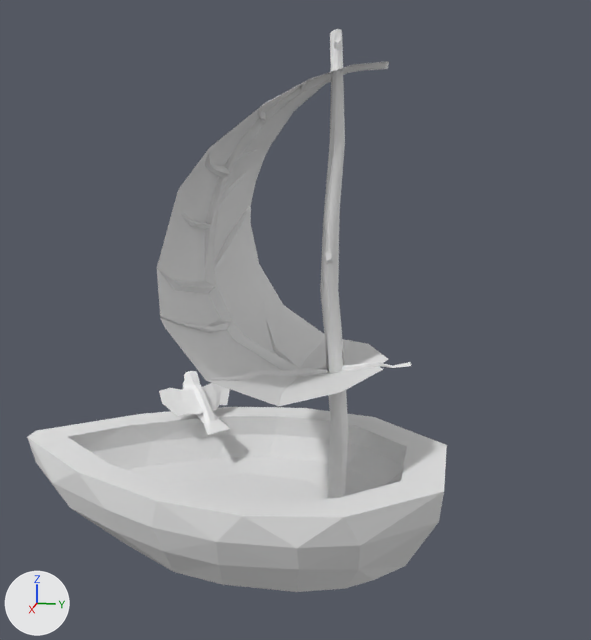
A saved change to the Blender file boat.blend.
Rendered twice from a 50 mm camera at (6.88, 2.02, 3.99) aimed at (-0.12, 0.62, 2.24). Lighting does not change. The marker at lower left points along +X, +Y and +Z.

Names of what the first picture shows: 'Boat', 'Sail', 'vorona.001'.
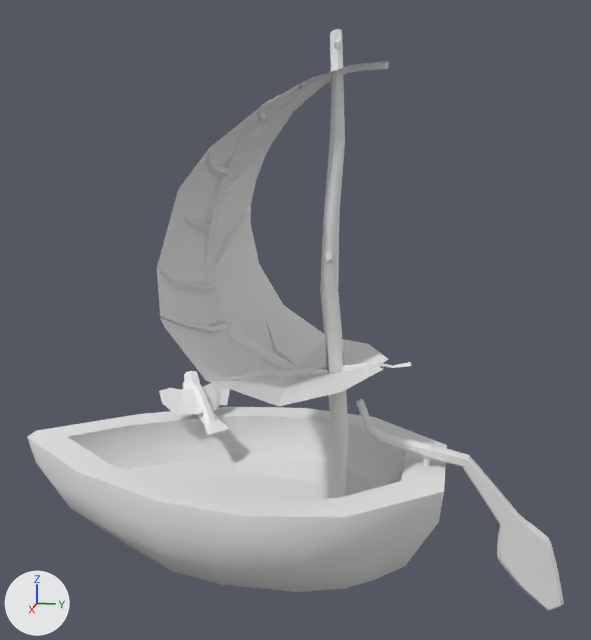
Commit message: added new paddle smoothed boat

Location of each change, (x1, y1, x2, y2) in pixels of the pictures (591 x 640 px):
'Paddle', added: after (356, 399, 564, 611)
part 1 of me_cube, shading changed: (27, 407, 447, 592) in both

The change, as a list of edits to the scene's bpy script:
```text
Change me_cube:
    where me_cube.from_pydata(...)  # 116 vertices, 154 faces; spans x -0.63..0.63, y -1.0..1.0, z 0.0..1.44
    used by ob_boat; location = (0.0, 0.0, 0.0); scale = (2.0, 2.0, 0.694)
    me_cube part 1: edges marked sharp go from 0 to 75
Add me_cylinder:
    me_cylinder.from_pydata(...)  # 292 vertices, 278 faces; spans x -0.06..0.06, y -0.64..1.27, z -1.35..0.53
    me_cylinder.polygons.foreach_set('use_smooth', [True] * 278)
Add ob_paddle:
    ob_paddle = bpy.data.objects.new('Paddle', me_cylinder)
    ob_paddle.parent = ob_boat
    ob_paddle.matrix_parent_inverse = Matrix(((0.5, 0.0, 0.0, 0.0), (0.0, 0.5, 0.0, 0.0), (0.0, 0.0, 1.44, 0.0), (0.0, 0.0, 0.0, 1.0)))
    ob_paddle.location = (0.0, 1.829, 1.048)
```
